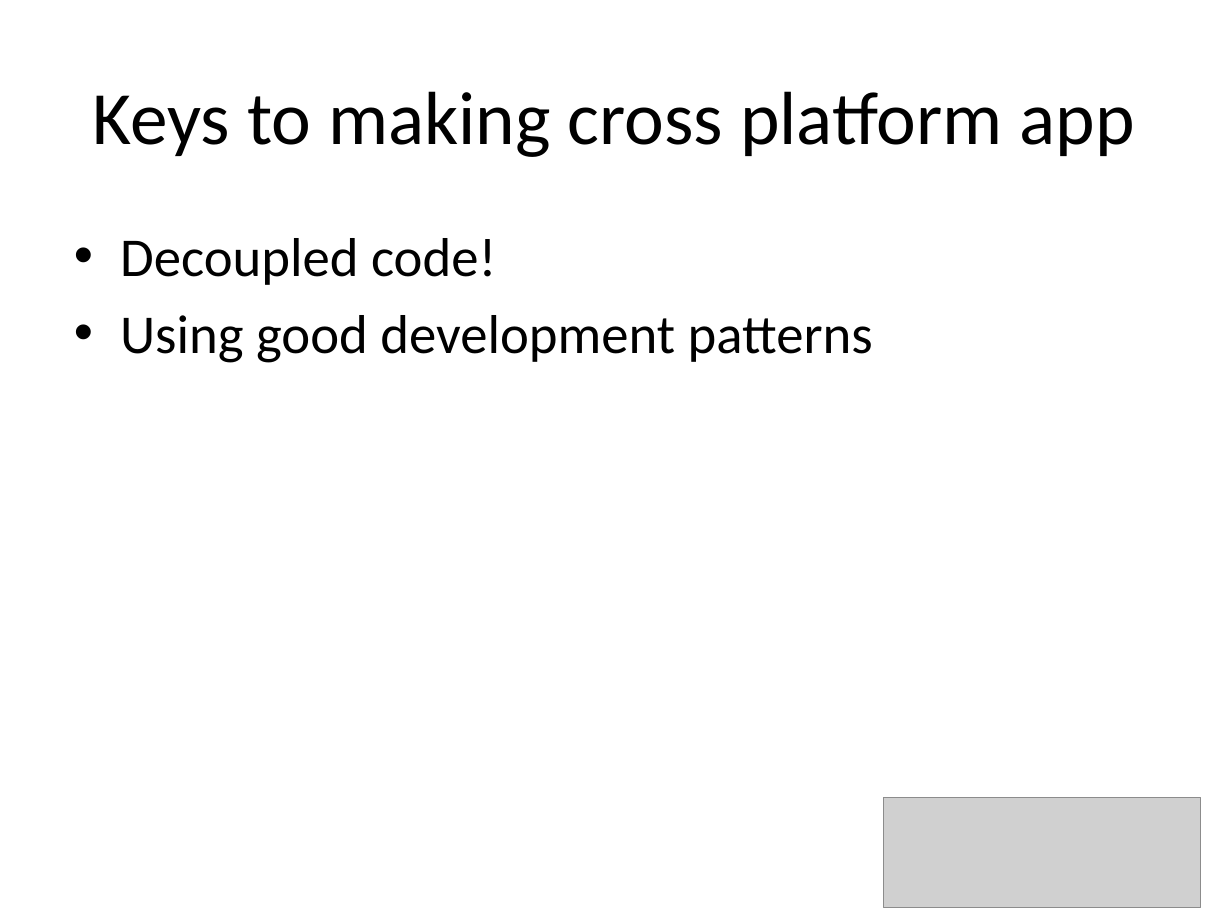
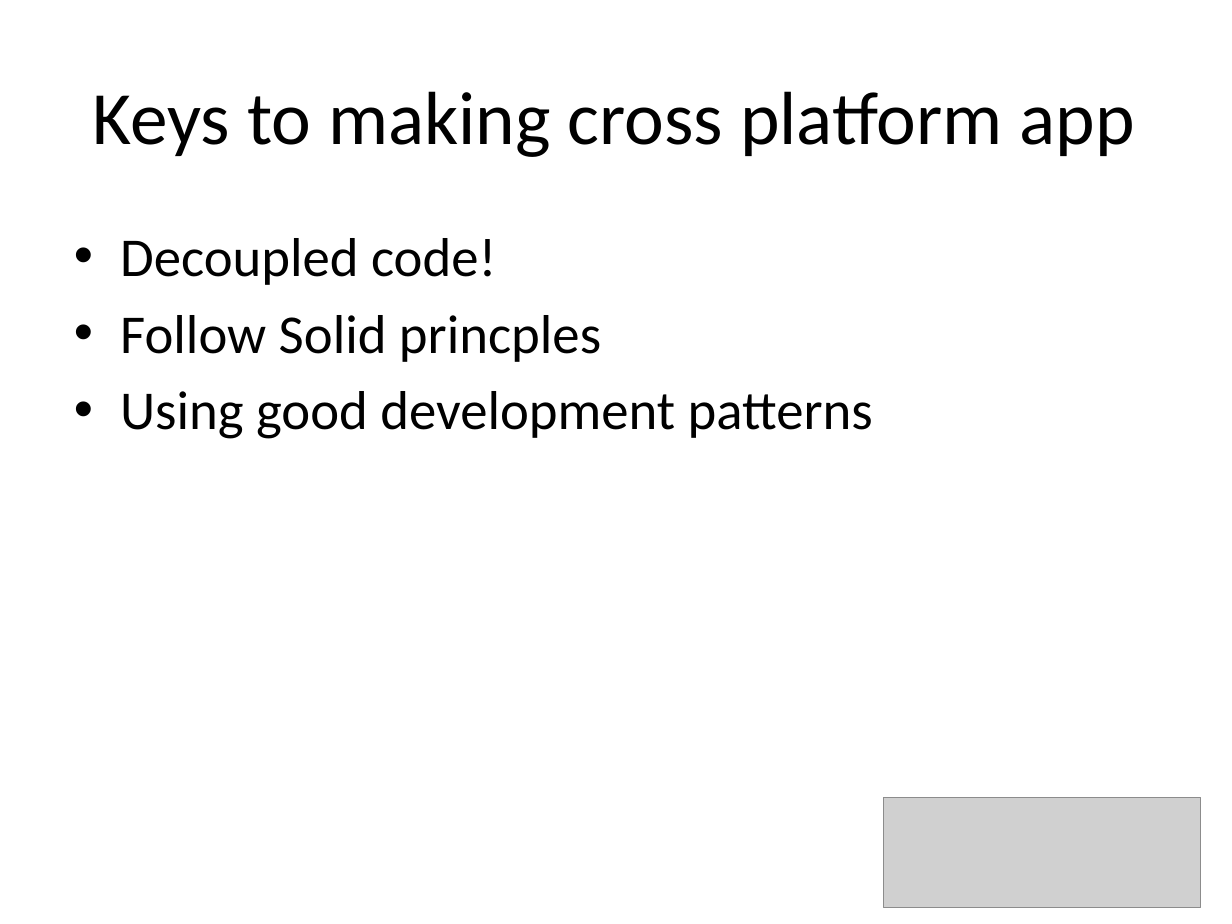
Before and after one commit to underhilld2/UniversalAppPortalClassLibraries, a slide deck: slide 15 of ReCon2014_UniversalAppPortalClassLibraries_Light.pptx. Drawn at 1232x924 pixels with LibreOffice and Linux fonts; fonts in the diff are those of the drawing; grey boxes stand for pictures. Boxes give left, top, right and bottom in pixels: in the first picture for what was removed or moved away, otherwise in the second. Text is boxed around its words. In the diff, an @@ line names an element or a change of style, - is before the commit and + after.

Commit message:
Updated presentation

```diff
--- a/ReCon2014_UniversalAppPortalClassLibraries_Light.pptx
+++ b/ReCon2014_UniversalAppPortalClassLibraries_Light.pptx
@@ text at bbox=[120, 315, 601, 362]: paragraph added @@
+• Follow Solid princples
```
